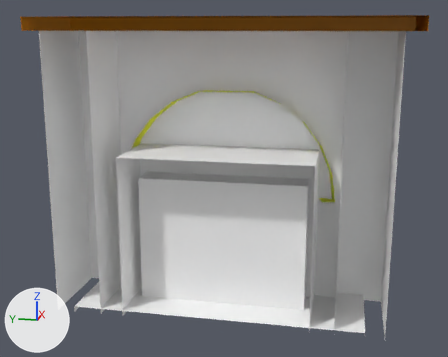
A saved change to the FBX model RavenHill/Assets/3dModel/TileSetA/Mesh_FirePlace_a01.fbx.
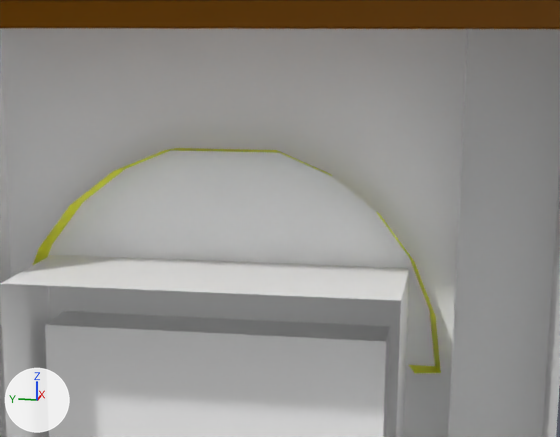
Old and new are each drawn whole from a camera (50 mm lens) standing at (-0.2606, -0.0513, 0.1218) and looking at (0.0077, 0.0024, 0.0547) and again close up on the part from 26% to 88% of the width and 5% to 66% of the height. Every picture has the same lights, and +X, +Y and +Z are marked at lower left. Where no turn or scale is listed for an object, it has been applied to the vertices.

In view in the first close-up: 'Mesh_FirePlace_a01'.
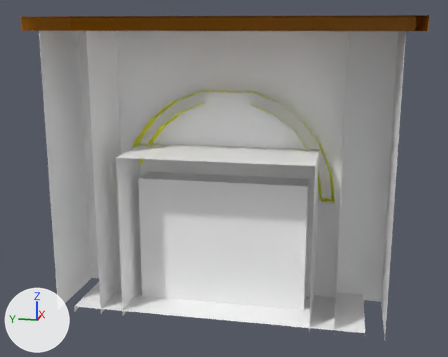
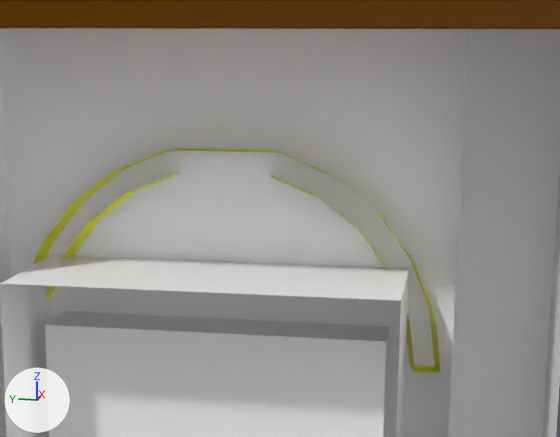
Edits to the bpy script that builds the scene:
```text
Change me_mesh:
    used by ob_mesh_fireplace_a01; location = (0.0, 0.0, 0.0)
    remove me_mesh.from_pydata(...)  # 114 vertices, 71 faces; spans x -0.027..0.048, y -0.077..0.077, z 0.0..0.125
    add me_mesh.from_pydata(...)  # 149 vertices, 101 faces; spans x -0.027..0.048, y -0.077..0.077, z 0.0..0.125
    me_mesh part 1
    2 vertices move within x -0.001, y -0.042..0.042, z 0.049
    35 vertices are added at x 0.0..0.041, y -0.041..0.041, z 0.059..0.089
    30 new faces join them, mat_wallpaper (yellow #faff00)
```

Changed parts and their boxes (x1, y1, x2, y2) in the close-ups (560 x 437 px):
part 1 of me_mesh, built on: before (409, 365, 440, 373); after (46, 173, 440, 373)
